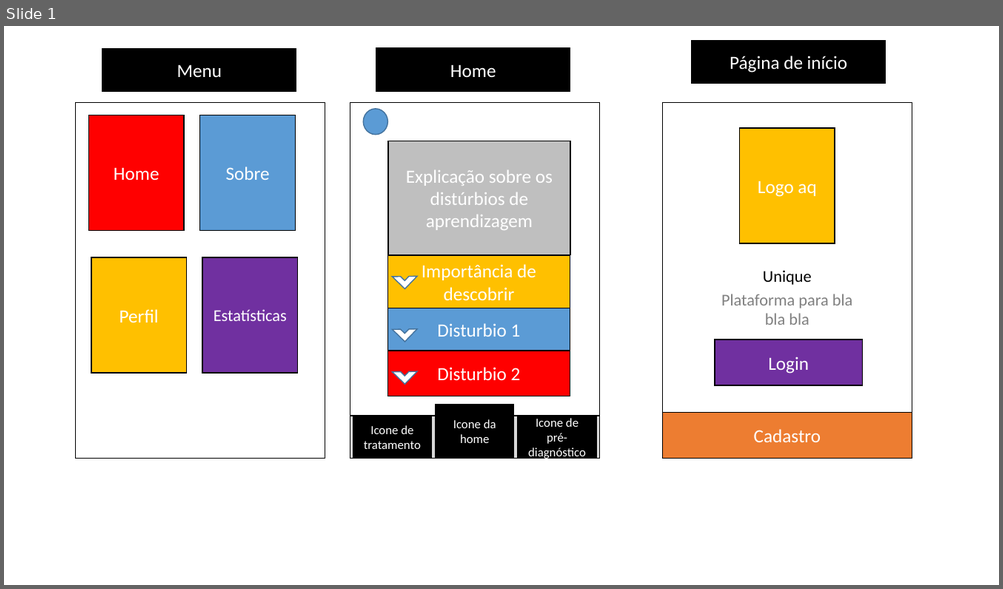
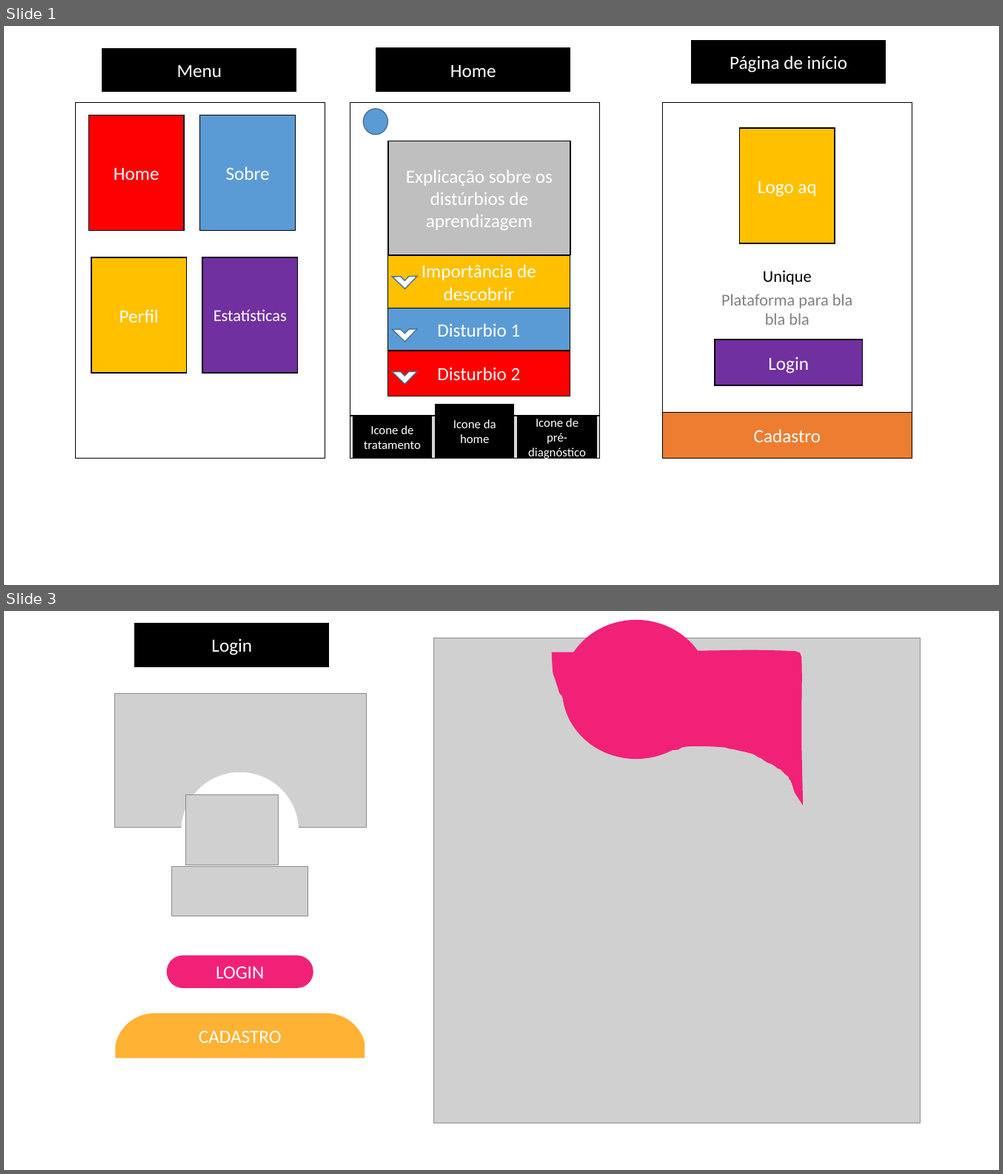
Before and after one commit to AnaSPires/Unique, a slide deck: imagens/rascunho.pptx. Shown one above the other, each under a label of ours: slide 1 before the commit, slides 1 and 3 after it; the slides between them are not shown. The pictures are 1003x589 and 1003x1174 pixels, drawn with LibreOffice and Linux fonts; fonts in the diff are those of the drawing; grey boxes stand for pictures. Boxes give left, top, right and bottom in pixels: in the first picture for what was removed or moved away, otherwise in the second. Text is boxed around its words. In the diff, an @@ line names an element or a change of style, - is before the commit and + after.

```diff
--- a/imagens/rascunho.pptx
+++ b/imagens/rascunho.pptx
@@ slide 3 added at [4, 611, 999, 1170], background #FFFFFF @@
@@ rectangle added at [135, 624, 330, 667], fill #000000, outline #000000 1 pt, 18 pt, text #FFFFFF @@
+Login
@@ ellipse added at [563, 621, 710, 759], fill #F12177, outline #F12177 1 pt @@
@@ picture added at [434, 638, 920, 1124] @@
@@ freeform shape added at [555, 652, 800, 795], fill #F12177, outline #F12177 6 pt @@
@@ picture added at [115, 693, 367, 827] @@
@@ ellipse added at [181, 772, 298, 889], fill #FFFFFF @@
@@ picture added at [185, 795, 278, 866] @@
@@ picture added at [172, 867, 308, 917] @@
@@ rounded rectangle added at [167, 956, 313, 988], fill #F12177, 18 pt, text #FFFFFF @@
+LOGIN
@@ freeform shape added at [115, 1014, 364, 1059], fill #FFB233, 18 pt, text #FFFFFF @@
+CADASTRO
```
Also in this commit, not shown: 1 slide changed, 8 other files.
